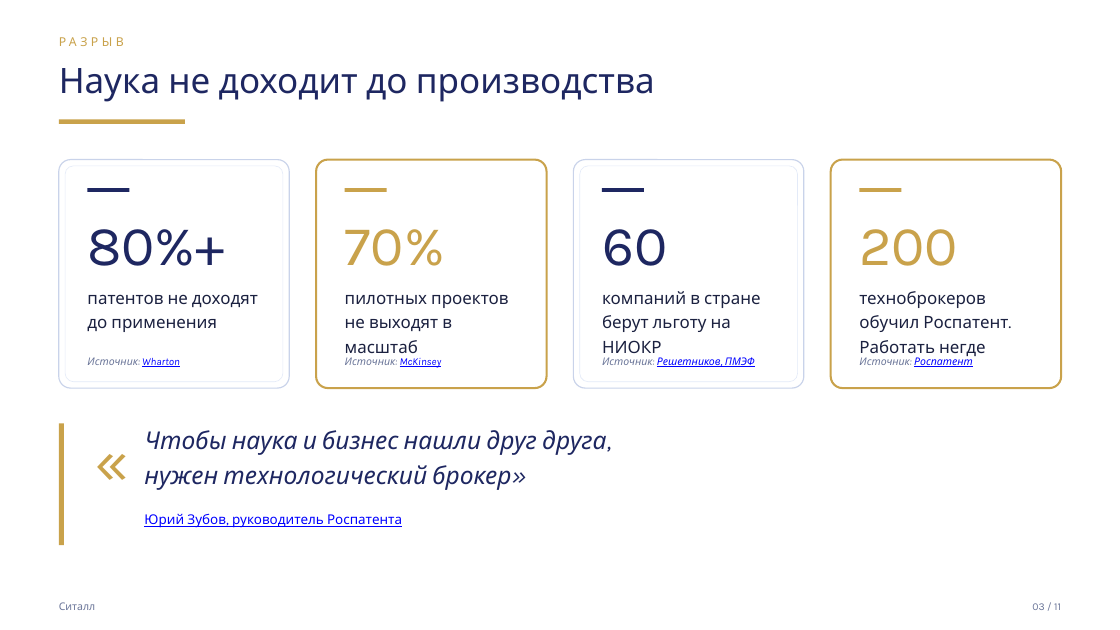
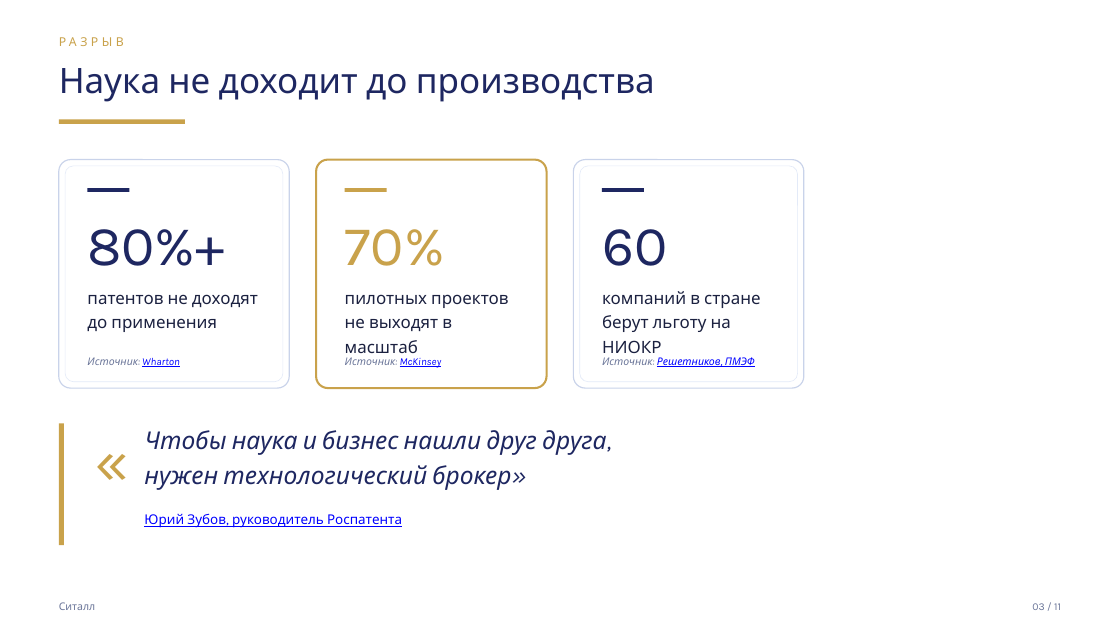
Before and after one commit to mrflxxxme/techmost-scout, a slide deck: slide 3 of marketing/regions/sverdlovsk/sitall-gov-deck-sverdlovsk.pptx. Drawn at 1120x630 pixels with LibreOffice and Linux fonts; fonts in the diff are those of the drawing. Boxes give left, top, right and bottom in pixels: in the first picture for what was removed or moved away, otherwise in the second. Text is boxed around its words. In the diff, an @@ line names an element or a change of style, - is before the commit and + after.

```diff
--- a/marketing/regions/sverdlovsk/sitall-gov-deck-sverdlovsk.pptx
+++ b/marketing/regions/sverdlovsk/sitall-gov-deck-sverdlovsk.pptx
@@ rounded rectangle removed at bbox=[831, 160, 1061, 388] @@
@@ rectangle removed at bbox=[860, 188, 902, 192] @@
@@ text removed at bbox=[859, 229, 958, 266] @@
-200
@@ text removed at bbox=[859, 291, 1008, 359] @@
-техноброкеров обучил Роспатент. Работать негде
@@ text removed at bbox=[859, 355, 973, 367] @@
-Источник: Роспатент
```
Also in this commit, not shown: 5 other slides changed, 34 other files.
